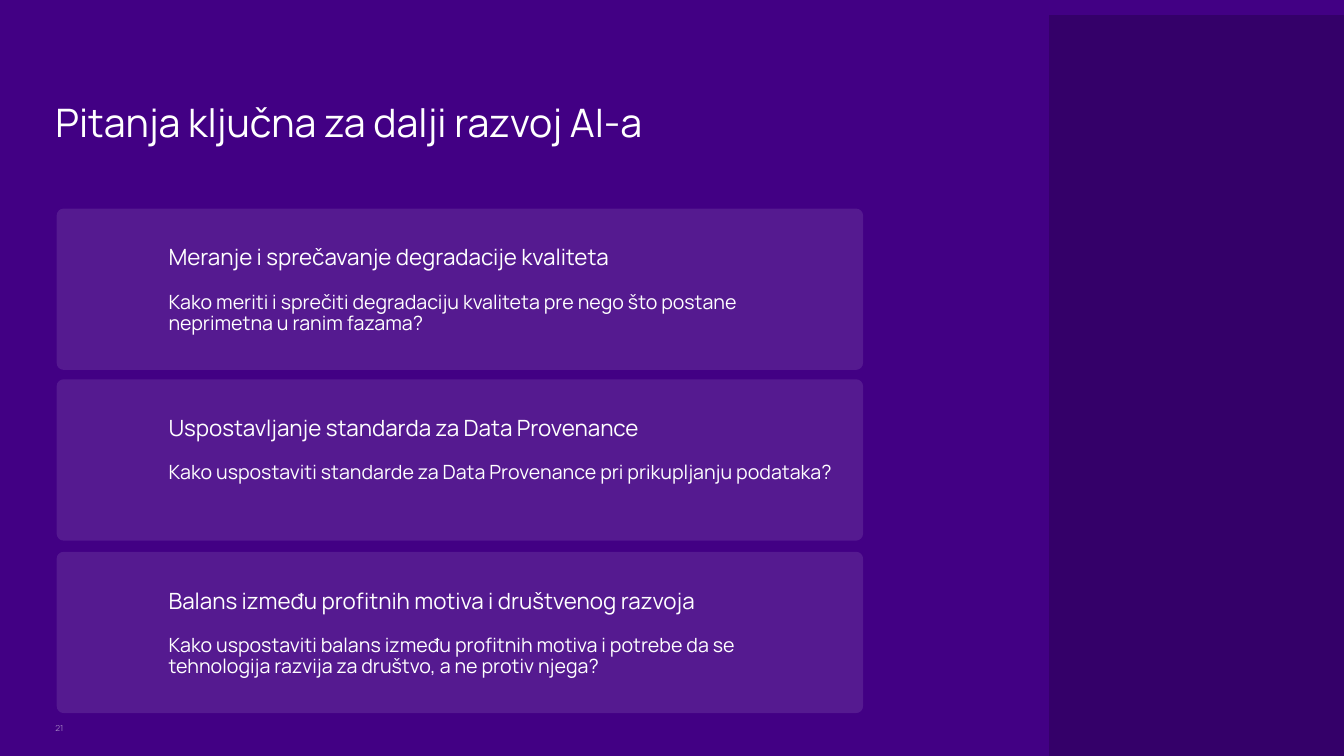
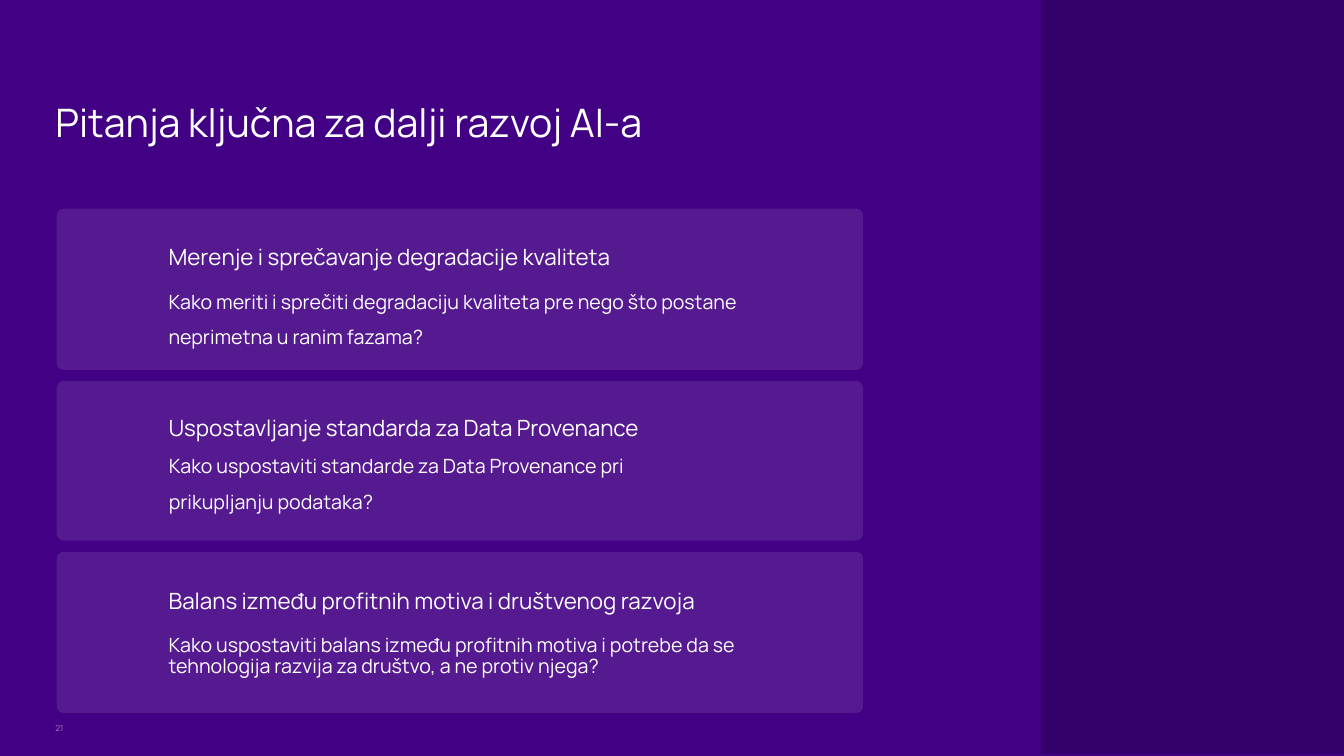
Before and after one commit to sanastojanovic/RID, a slide deck: slide 21 of rid_2026_seminarski/mi22082_Mila_Gligorić/prezentacija.pptx. Drawn at 1344x756 pixels with LibreOffice and Linux fonts; fonts in the diff are those of the drawing; background and template pictures are left out. Boxes give left, top, right and bottom in pixels: in the first picture for what was removed or moved away, otherwise in the second. Text is boxed around its words. In the diff, an @@ line names an element or a change of style, - is before the commit and + after.

```diff
--- a/rid_2026_seminarski/mi22082_Mila_Gligorić/prezentacija.pptx
+++ b/rid_2026_seminarski/mi22082_Mila_Gligorić/prezentacija.pptx
@@ rectangle: place and size @@
-rectangle at [1050,15,1344,756]
+rectangle at [1042,0,1344,754]
@@ text at [169,248,610,271]: text changed @@
-Meranje i sprečavanje degradacije kvaliteta
+Merenje i sprečavanje degradacije kvaliteta
@@ text at [169,294,736,349]: text changed @@
-Kako meriti i sprečiti degradaciju kvaliteta pre nego što postane neprimetna u ranim fazama?
+Kako meriti i sprečiti degradaciju kvaliteta pre nego što postane
+neprimetna u ranim fazama?
@@ freeform shape at [56,381,863,540]: outline redrawn @@
@@ text at [169,458,624,514]: text changed @@
-Kako uspostaviti standarde za Data Provenance pri prikupljanju podataka?
+Kako uspostaviti standarde za Data Provenance pri
+prikupljanju podataka?
```
Also in this commit, not shown: 4 other slides changed, 2 other files.
